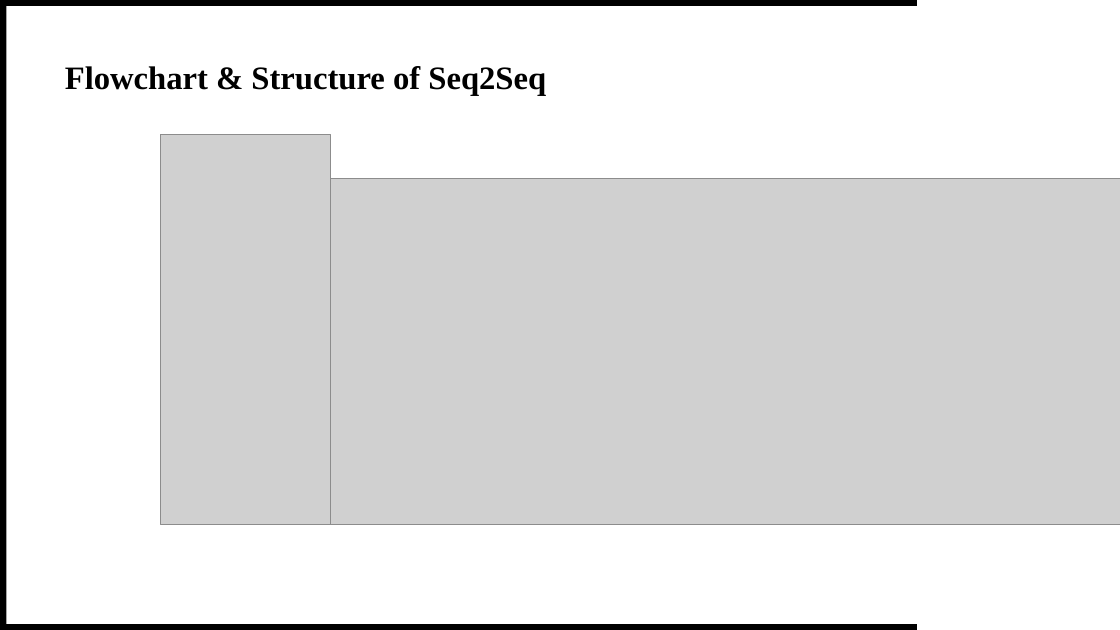
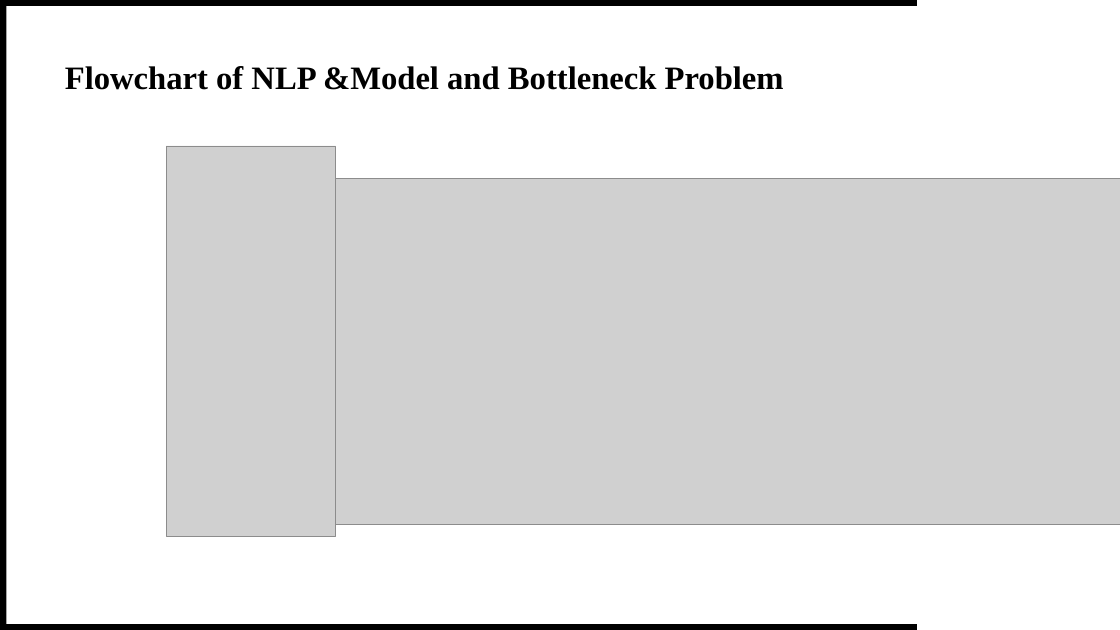
Before and after one commit to theQuert/inlpfun, a slide deck: slide 4 of Lab/REP.pptx. Drawn at 1120x630 pixels with LibreOffice and Linux fonts; fonts in the diff are those of the drawing; grey boxes stand for pictures; background and template pictures are left out. Boxes give left, top, right and bottom in pixels: in the first picture for what was removed or moved away, otherwise in the second. Text is boxed around its words. In the diff, an @@ line names an element or a change of style, - is before the commit and + after.

```diff
--- a/Lab/REP.pptx
+++ b/Lab/REP.pptx
@@ text at (65,66,784,90): text changed @@
-Flowchart & Structure of Seq2Seq
+Flowchart of NLP &Model and Bottleneck Problem
@@ picture: place and size @@
-picture at (160,134,330,525)
+picture at (166,146,336,537)
```
Also in this commit, not shown: 8 other slides changed, 2 slides added, 6 other files.
